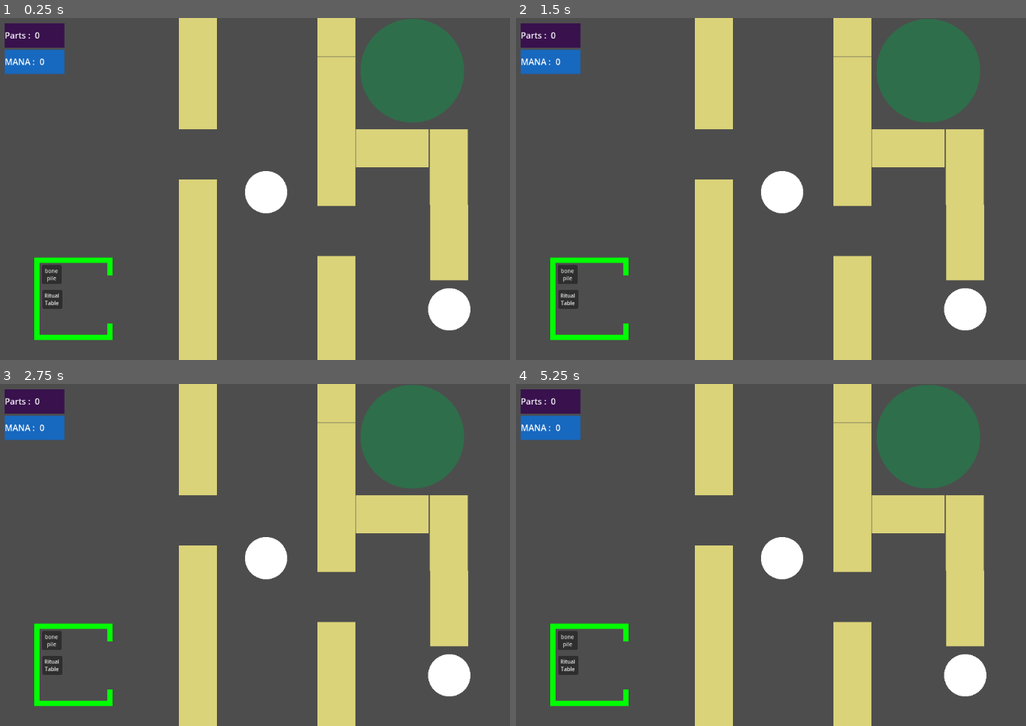
Above: before the commit, frames 1-4 (two rows, left to right).
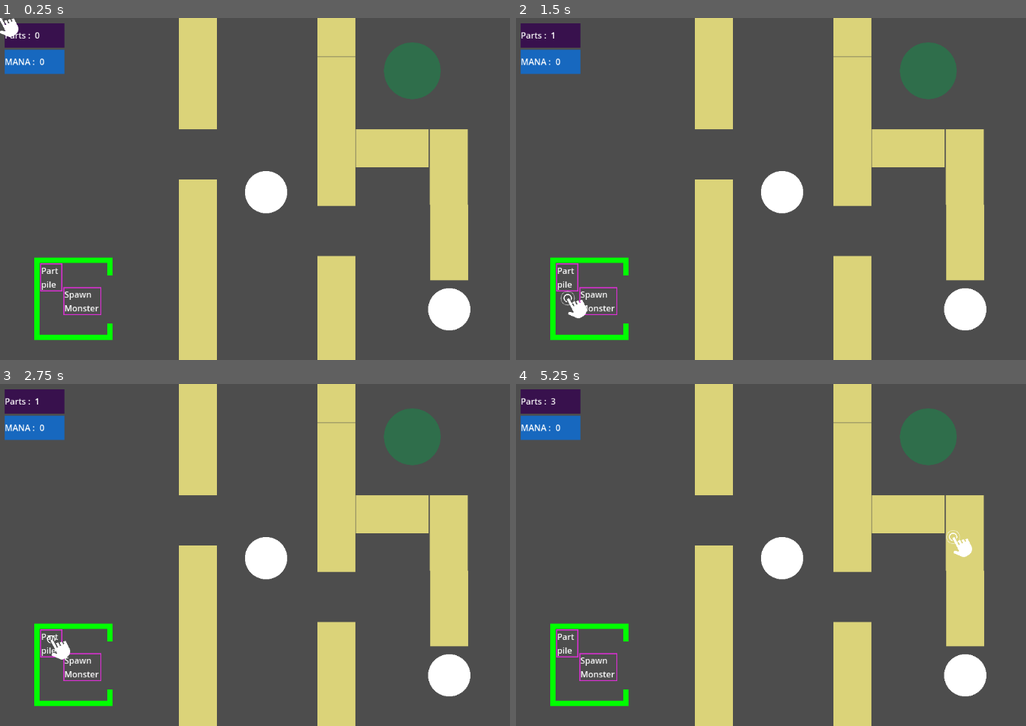
Above: after the commit, the same moments.

Repository: NekoNekonium/Necromancien
Game: Godot game, scene res://Niveaux/LVL_TestPrototype.tscn
Same seed, same stepped clock (60 frames per second), same inputs: the game is played once before the commit and once after it.
Inputs (mouse positions are in pixels of both pictures, inside the frame that each line leads up to):
- Up to frame 1 (0.25 s): no input
- Up to frame 2 (1.5 s): click (567, 274) at 0.5 s, where only the run before the commit has a clickable "bone pile"; click (567, 298) at 1.25 s, where only the run before the commit has a clickable "Ritual Table"
- Up to frame 3 (2.75 s): click (51, 640) at 2 s, where only the run before the commit has a clickable "bone pile"
- Up to frame 4 (5.25 s): click (567, 664) at 2.75 s, where only the run before the commit has a clickable "Ritual Table"; click (567, 640) at 3.5 s, where only the run before the commit has a clickable "bone pile"; click (567, 664) at 4.25 s, where only the run before the commit has a clickable "Ritual Table"; tap Enter at 5 s; move the mouse to (954, 537) at 5.02 s; press the mouse at (954, 537) at 5.03 s

The runs differ from the first frame. In frame 1, 4.2% of the frame differs, in the area x 0-91%, y 0-87%; in frame 2, 4.1%; in frame 3, 4.1%; in frame 4, 4.2%, in the area x 6-91%, y 0-87%.

Commit message:
spawning

Diff:
--- /dev/null
+++ b/necromancien/Assets/Script/Global/GLB_SCR_playerData.gd
@@ -0,0 +1,16 @@
+extends Node
+
+#######################################################
+## RESSOURCES :
+
+# la ressource utilisé pour créer des monstres
+var composants : int = 0
+
+# la ressource utilisé pour lancer des sorts
+var mana : int = 0
+
+
+########################################################
+## REFERENCES :
+
+var cible : Node2D
--- /dev/null
+++ b/necromancien/Assets/Script/Global/SCR_Cursor.gd
@@ -0,0 +1,58 @@
+extends Area2D
+
+var currentTarget : Node = null
+
+
+# Called when the node enters the scene tree for the first time.
+func _ready():
+	DisplayServer.mouse_set_mode(DisplayServer.MOUSE_MODE_HIDDEN)
+	pass # Replace with function body.
+
+
+# Called every frame. 'delta' is the elapsed time since the previous frame.
+func _process(delta):
+
+
+
+	pass
+
+
+func _input(event):
+	if event is InputEventMouseMotion:
+		position = event.position
+
+	if event.is_action_pressed("Click"):
+
+		$AnimationPlayer.play("OnClick")
+		ClickAction()
+
+
+func ClickAction():
+	print (GlbScrPlayerData.cible)
+	if (currentTarget != null):
+
+		if (currentTarget.is_in_group("Destination")) :
+
+			GlbScrPlayerData.cible = currentTarget
+
+
+
+			return
+
+
+		currentTarget.is_pressed()
+
+	pass
+
+
+# Lancer quand cela detecte un interactible
+func _on_area_entered(area):
+
+	currentTarget = area
+	pass # Replace with function body.
+
+#nettoye la cible actuel si elle n'est plus sous le curseur
+func _on_area_exited(area):
+	if (area == currentTarget):
+		currentTarget = null
+	pass # Replace with function body.
--- /dev/null
+++ b/necromancien/Assets/Script/SCR_BaseSpawnerComponent.gd
@@ -0,0 +1,45 @@
+extends "res://Assets/Script/SCR_Parent_interactible.gd"
+class_name CMP_CreatureSpawner
+
+@export var creatureCost : int = 1
+@export var spawnedCreature : PackedScene
+
+
+# Called when the node enters the scene tree for the first time.
+func _ready():
+	pass # Replace with function body.
+
+
+# Called every frame. 'delta' is the elapsed time since the previous frame.
+func _process(delta):
+	pass
+
+func is_pressed() :
+
+	if (GlbScrPlayerData.composants >= creatureCost) :
+
+		GlbScrPlayerData.composants -=  creatureCost
+		SpawnMob()
+
+	pass
+
+
+func SpawnMob():
+
+
+
+	var newMob = spawnedCreature.instantiate()
+
+	if (GlbScrPlayerData.cible == null):
+
+		newMob.get_child(0).destination = self
+		print ("spawn error")
+	else :
+
+		newMob.get_child(0).destination = GlbScrPlayerData.cible
+		print ("correct Spawn")
+
+	newMob.position = global_position
+
+	#doit attacher au parent du parent
+	get_parent().get_parent().add_child.call_deferred(newMob)
--- /dev/null
+++ b/necromancien/Assets/Script/SCR_CreatureMaterial.gd
@@ -0,0 +1,20 @@
+extends "res://Assets/Script/SCR_Parent_interactible.gd"
+class_name CMP_CreatureMaterial
+
+
+# Called when the node enters the scene tree for the first time.
+func _ready():
+	pass # Replace with function body.
+
+
+# Called every frame. 'delta' is the elapsed time since the previous frame.
+func _process(delta):
+	pass
+
+func is_pressed() :
+
+	print("is pressed")
+
+	GlbScrPlayerData.composants += 1
+
+	pass
--- /dev/null
+++ b/necromancien/Assets/Script/SCR_HUD.gd
@@ -0,0 +1,26 @@
+extends Control
+
+#reference au widget qui indique le nombre de materiaux
+@export var ComposantLabel : Label
+
+#reference au widget qui indique la quantité de mana
+@export var ManaLabel : Label
+
+
+# Called when the node enters the scene tree for the first time.
+func _ready():
+	pass # Replace with function body.
+
+
+# Called every frame. 'delta' is the elapsed time since the previous frame.
+func _process(delta):
+
+	if (ComposantLabel != null):
+
+		ComposantLabel.text = str(GlbScrPlayerData.composants)
+
+	if (ManaLabel != null):
+
+		ManaLabel.text = str(GlbScrPlayerData.mana)
+
+	pass
--- /dev/null
+++ b/necromancien/Assets/Script/SCR_Parent_interactible.gd
@@ -0,0 +1,7 @@
+extends Node2D
+class_name interactible
+
+func is_pressed() -> void:
+
+	print("is pressed parent")
+	return
--- /dev/null
+++ b/necromancien/Assets/SpriteSVG/circle.svg
@@ -0,0 +1 @@
+<svg style="height: 512px; width: 512px;" xmlns="http://www.w3.org/2000/svg" viewBox="0 0 512 512"><g class="" style="" transform="translate(0,0)"><path d="M256 23.05C127.5 23.05 23.05 127.5 23.05 256S127.5 488.9 256 488.9 488.9 384.5 488.9 256 384.5 23.05 256 23.05zm0 17.9c118.9 0 215.1 96.15 215.1 215.05S374.9 471.1 256 471.1c-118.9 0-215.05-96.2-215.05-215.1C40.95 137.1 137.1 40.95 256 40.95z" fill="#fff" fill-opacity="1"></path></g></svg>
--- /dev/null
+++ b/necromancien/Assets/SpriteSVG/click.svg
@@ -0,0 +1 @@
+<svg style="height: 512px; width: 512px;" xmlns="http://www.w3.org/2000/svg" viewBox="0 0 512 512"><g class="" style="" transform="translate(0,0)"><path d="M459.15 269.75a133.197 133.197 0 0 1-55.862 179.975l-42.782 22.541-10.52 5.533a71.277 71.277 0 0 1-62.966 1.685l-167.077-71.38 15.733-46.676 99.363 19.194-51.458-97.78-82.843-157.411 40.357-21.232 82.844 157.457 19.934-10.485-36.521-69.445 40.335-21.22 36.52 69.445 19.935-10.485-28.2-53.598 40.358-21.232 28.2 53.598 19.945-10.576-19.354-36.886 40.346-21.174 19.354 36.885 54.348 103.301zM73.268 146.674a60.03 60.03 0 0 1 42.361-102.459 60.098 60.098 0 0 1 56.58 80.169l10.588 20.013A78.29 78.29 0 0 0 115.708 26a78.233 78.233 0 0 0-5.635 156.262L99.428 162.02a59.688 59.688 0 0 1-26.16-15.346z" fill="#fff" fill-opacity="1"></path></g></svg>
--- /dev/null
+++ b/necromancien/Composants/CMP_CreatureSpawner.tscn
@@ -0,0 +1,30 @@
+[gd_scene load_steps=3 format=3 uid="uid://tv7vmgbh1wm7"]
+
+[ext_resource type="Script" path="res://Assets/Script/SCR_BaseSpawnerComponent.gd" id="1_0itwp"]
+
+[sub_resource type="RectangleShape2D" id="RectangleShape2D_arxne"]
+size = Vector2(70, 51)
+
+[node name="CmpCreatureSpawner" type="Area2D"]
+collision_layer = 8
+collision_mask = 8
+script = ExtResource("1_0itwp")
+
+[node name="CollisionShape2D" type="CollisionShape2D" parent="."]
+position = Vector2(15, 5.5)
+shape = SubResource("RectangleShape2D_arxne")
+
+[node name="Line2D" type="Line2D" parent="."]
+points = PackedVector2Array(-20, -20, -20, 31, 50, 31, 50, -20)
+closed = true
+width = 2.0
+default_color = Color(0.849586, 0.189523, 0.822904, 1)
+
+[node name="Label" type="Label" parent="."]
+offset_left = -19.0
+offset_top = -19.0
+offset_right = 19.0
+offset_bottom = 19.0
+theme_override_font_sizes/font_size = 16
+text = "Spawn
+Monster"
--- /dev/null
+++ b/necromancien/Composants/CMP_creatureMaterial.tscn
@@ -0,0 +1,30 @@
+[gd_scene load_steps=3 format=3 uid="uid://8p3gyrp0h5vb"]
+
+[ext_resource type="Script" path="res://Assets/Script/SCR_CreatureMaterial.gd" id="1_vpik5"]
+
+[sub_resource type="RectangleShape2D" id="RectangleShape2D_mi1bv"]
+size = Vector2(40, 51)
+
+[node name="CMP_CreatureMaterial" type="Area2D"]
+collision_layer = 8
+collision_mask = 8
+script = ExtResource("1_vpik5")
+
+[node name="Label" type="Label" parent="."]
+offset_left = -19.0
+offset_top = -19.0
+offset_right = 19.0
+offset_bottom = 19.0
+theme_override_font_sizes/font_size = 16
+text = "Part
+pile"
+
+[node name="Line2D" type="Line2D" parent="."]
+points = PackedVector2Array(-20, -20, -20, 31, 20, 31, 20, -20)
+closed = true
+width = 2.0
+default_color = Color(0.849586, 0.189523, 0.822904, 1)
+
+[node name="CollisionShape2D" type="CollisionShape2D" parent="."]
+position = Vector2(0, 5.5)
+shape = SubResource("RectangleShape2D_mi1bv")
--- /dev/null
+++ b/necromancien/Entitées/ENT_Cursor.tscn
@@ -0,0 +1,95 @@
+[gd_scene load_steps=8 format=3 uid="uid://b1jti1lyxoejv"]
+
+[ext_resource type="Texture2D" uid="uid://y5xf4wa23y4p" path="res://Assets/SpriteSVG/click.svg" id="1_gx0me"]
+[ext_resource type="Script" path="res://Assets/Script/Global/SCR_Cursor.gd" id="1_ybq65"]
+[ext_resource type="Texture2D" uid="uid://dmkeixim4bjlf" path="res://Assets/SpriteSVG/circle.svg" id="2_daqq7"]
+
+[sub_resource type="CircleShape2D" id="CircleShape2D_1lq10"]
+radius = 8.0
+
+[sub_resource type="Animation" id="Animation_hlg7b"]
+resource_name = "OnClick"
+length = 0.5
+tracks/0/type = "value"
+tracks/0/imported = false
+tracks/0/enabled = true
+tracks/0/path = NodePath("Circle:scale")
+tracks/0/interp = 1
+tracks/0/loop_wrap = true
+tracks/0/keys = {
+"times": PackedFloat32Array(0, 0.5),
+"transitions": PackedFloat32Array(1, 1),
+"update": 0,
+"values": [Vector2(0.03, 0.03), Vector2(0.1, 0.1)]
+}
+tracks/1/type = "value"
+tracks/1/imported = false
+tracks/1/enabled = true
+tracks/1/path = NodePath("Circle:modulate")
+tracks/1/interp = 1
+tracks/1/loop_wrap = true
+tracks/1/keys = {
+"times": PackedFloat32Array(0, 0.5),
+"transitions": PackedFloat32Array(1, 1),
+"update": 0,
+"values": [Color(1, 1, 1, 1), Color(1, 1, 1, 0)]
+}
+
+[sub_resource type="Animation" id="Animation_yg5pm"]
+length = 0.001
+tracks/0/type = "value"
+tracks/0/imported = false
+tracks/0/enabled = true
+tracks/0/path = NodePath("Circle:scale")
+tracks/0/interp = 1
+tracks/0/loop_wrap = true
+tracks/0/keys = {
+"times": PackedFloat32Array(0),
+"transitions": PackedFloat32Array(1),
+"update": 0,
+"values": [Vector2(0.01, 0.01)]
+}
+tracks/1/type = "value"
+tracks/1/imported = false
+tracks/1/enabled = true
+tracks/1/path = NodePath("Circle:modulate")
+tracks/1/interp = 1
+tracks/1/loop_wrap = true
+tracks/1/keys = {
+"times": PackedFloat32Array(0),
+"transitions": PackedFloat32Array(1),
+"update": 0,
+"values": [Color(1, 1, 1, 1)]
+}
+
+[sub_resource type="AnimationLibrary" id="AnimationLibrary_rmieg"]
+_data = {
+"OnClick": SubResource("Animation_hlg7b"),
+"RESET": SubResource("Animation_yg5pm")
+}
+
+[node name="Clickarea" type="Area2D"]
+z_index = 100
+collision_layer = 8
+collision_mask = 8
+script = ExtResource("1_ybq65")
+
+[node name="Click" type="Sprite2D" parent="."]
+position = Vector2(14, 15)
+scale = Vector2(0.1, 0.1)
+texture = ExtResource("1_gx0me")
+
+[node name="CollisionShape2D" type="CollisionShape2D" parent="."]
+shape = SubResource("CircleShape2D_1lq10")
+
+[node name="Circle" type="Sprite2D" parent="."]
+scale = Vector2(0.01, 0.01)
+texture = ExtResource("2_daqq7")
+
+[node name="AnimationPlayer" type="AnimationPlayer" parent="."]
+libraries = {
+"": SubResource("AnimationLibrary_rmieg")
+}
+
+[connection signal="area_entered" from="." to="." method="_on_area_entered"]
+[connection signal="area_exited" from="." to="." method="_on_area_exited"]
--- a/necromancien/Entitées/QG/Joueur/ENT_BasePlayer.tscn
+++ b/necromancien/Entitées/QG/Joueur/ENT_BasePlayer.tscn
@@ -1,6 +1,9 @@
-[gd_scene load_steps=2 format=3 uid="uid://dkjgngayu16bc"]
+[gd_scene load_steps=5 format=3 uid="uid://dkjgngayu16bc"]
 
 [ext_resource type="Script" path="res://Assets/Script/SCR_LifeComponent.gd" id="1_0od3q"]
+[ext_resource type="PackedScene" uid="uid://8p3gyrp0h5vb" path="res://Composants/CMP_creatureMaterial.tscn" id="2_d5cx5"]
+[ext_resource type="PackedScene" uid="uid://tv7vmgbh1wm7" path="res://Composants/CMP_CreatureSpawner.tscn" id="3_d0qb0"]
+[ext_resource type="PackedScene" uid="uid://bjfyc1tlfjqt8" path="res://Entitées/ENT_testMob.tscn" id="4_nkj3m"]
 
 [node name="EntBasePlayer" type="Node2D"]
 
@@ -21,20 +24,10 @@
 [node name="CollisionPolygon2D" type="CollisionPolygon2D" parent="StaticBody2D"]
 polygon = PackedVector2Array(62, -41, 62, -65, -66, -65, -65, 71, 62, 71, 62, 50, 72, 50, 72, 81, -76, 81, -76, -75, 72, -75, 72, -41)
 
-[node name="BonePile" type="Button" parent="."]
-offset_left = -62.0
-offset_top = -63.0
-offset_right = -24.0
-offset_bottom = -30.0
-theme_override_font_sizes/font_size = 10
-text = "bone
-pile"
+[node name="CMP_CreatureMaterial" parent="." instance=ExtResource("2_d5cx5")]
+z_index = 10
+position = Vector2(-44, -45)
 
-[node name="RitualTable" type="Button" parent="."]
-offset_left = -61.0
-offset_top = -16.0
-offset_right = -23.0
-offset_bottom = 20.0
-theme_override_font_sizes/font_size = 10
-text = "Ritual
-Table"
+[node name="CmpCreatureSpawner" parent="." instance=ExtResource("3_d0qb0")]
+creatureCost = 5
+spawnedCreature = ExtResource("4_nkj3m")
--- a/necromancien/Niveaux/LVL_TestPrototype.tscn
+++ b/necromancien/Niveaux/LVL_TestPrototype.tscn
@@ -1,10 +1,9 @@
 [gd_scene load_steps=8 format=3 uid="uid://tw2ssnxjwtbb"]
 
 [ext_resource type="Texture2D" uid="uid://b1mvw0ooc4w68" path="res://Assets/SpriteSVG/plain-square.svg" id="1_vxoip"]
-[ext_resource type="PackedScene" uid="uid://bjfyc1tlfjqt8" path="res://Entitées/ENT_testMob.tscn" id="2_8fmmn"]
 [ext_resource type="Texture2D" uid="uid://6nx03k6si5k7" path="res://Assets/SpriteSVG/plain-circle.svg" id="2_eepbg"]
-[ext_resource type="Script" path="res://Assets/Script/SCR_MassSpawner.gd" id="3_bwrtq"]
 [ext_resource type="PackedScene" uid="uid://dkjgngayu16bc" path="res://Entitées/QG/Joueur/ENT_BasePlayer.tscn" id="3_f1ny0"]
+[ext_resource type="Script" path="res://Assets/Script/SCR_HUD.gd" id="6_vl4dy"]
 
 [sub_resource type="NavigationPolygon" id="NavigationPolygon_jefbn"]
 vertices = PackedVector2Array(224, 622, 325.969, 654.023, 5.0625, 654.969, 56, 622, 583.828, 9.0625, 577.828, 378.109,  …(747 unchanged characters)…
@@ -13,6 +12,9 @@
 
 [sub_resource type="RectangleShape2D" id="RectangleShape2D_6573p"]
 size = Vector2(74, 72)
+
+[sub_resource type="CircleShape2D" id="CircleShape2D_l3dta"]
+radius = 52.0865
 
 [node name="Node2D" type="Node2D"]
 z_as_relative = false
@@ -289,34 +291,23 @@
 [node name="EntBasePlayer" parent="NavigationRegion2D" instance=ExtResource("3_f1ny0")]
 position = Vector2(142, 533)
 
-[node name="Objective" type="Node2D" parent="." groups=["Destination"]]
+[node name="Objective" type="Area2D" parent="." groups=["Destination"]]
 position = Vector2(782, 102)
+collision_layer = 8
+collision_mask = 8
 
 [node name="Sprite2D" type="Sprite2D" parent="Objective"]
 self_modulate = Color(0, 0.641048, 0.286565, 0.384314)
-scale = Vector2(0.421875, 0.421875)
+scale = Vector2(0.230469, 0.230469)
 texture = ExtResource("2_eepbg")
 
-[node name="TEST_MassSpawner" type="Node2D" parent="." node_paths=PackedStringArray("destination")]
-visible = false
-position = Vector2(132, 327)
-script = ExtResource("3_bwrtq")
-spawnedScene = ExtResource("2_8fmmn")
-spawnNumber = 0
-destination = NodePath("../Objective")
-
-[node name="Line2D" type="Line2D" parent="TEST_MassSpawner"]
-points = PackedVector2Array(100, 300, 100, -300, -100, -300, -100, 300)
-closed = true
-width = 5.0
-default_color = Color(0.192157, 1, 0.286275, 1)
-
-[node name="Timer" type="Timer" parent="TEST_MassSpawner"]
+[node name="CollisionShape2D" type="CollisionShape2D" parent="Objective"]
+shape = SubResource("CircleShape2D_l3dta")
 
 [node name="Camera2D" type="Camera2D" parent="."]
 position = Vector2(577, 326)
 
-[node name="HUD" type="Control" parent="Camera2D"]
+[node name="HUD" type="Control" parent="Camera2D" node_paths=PackedStringArray("ComposantLabel", "ManaLabel")]
 layout_mode = 3
 anchors_preset = 0
 offset_left = -577.0
@@ -324,6 +315,9 @@
 offset_right = 574.0
 offset_bottom = 322.0
 size_flags_horizontal = 3
+script = ExtResource("6_vl4dy")
+ComposantLabel = NodePath("VBoxContainer/PanelContainer/HBoxContainer/MonsterPartCounters")
+ManaLabel = NodePath("VBoxContainer/PanelContainer2/HBoxContainer/ManaCounters")
 
 [node name="VBoxContainer" type="VBoxContainer" parent="Camera2D/HUD"]
 layout_mode = 0
@@ -371,5 +365,3 @@
 [node name="ManaCounters" type="Label" parent="Camera2D/HUD/VBoxContainer/PanelContainer2/HBoxContainer"]
 layout_mode = 2
 text = "0"
-
-[connection signal="timeout" from="TEST_MassSpawner/Timer" to="TEST_MassSpawner" method="_on_timer_timeout"]
--- a/necromancien/project.godot
+++ b/necromancien/project.godot
@@ -15,15 +15,29 @@
 config/features=PackedStringArray("4.3", "GL Compatibility")
 config/icon="res://icon.svg"
 
+[autoload]
+
+GlbScrPlayerData="*res://Assets/Script/Global/GLB_SCR_playerData.gd"
+EntCursor="*res://Entitées/ENT_Cursor.tscn"
+
 [global_group]
 
 Destination="Group of items that are targeted by mobs"
+
+[input]
+
+Click={
+"deadzone": 0.5,
+"events": [Object(InputEventMouseButton,"resource_local_to_scene":false,"resource_name":"","device":-1,"window_id":0,"alt_pressed":false,"shift_pressed":false,"ctrl_pressed":false,"meta_pressed":false,"button_mask":0,"position":Vector2(0, 0),"global_position":Vector2(0, 0),"factor":1.0,"button_index":1,"canceled":false,"pressed":false,"double_click":false,"script":null)
+]
+}
 
 [layer_names]
 
 2d_physics/layer_1="GeneralLayer"
 2d_physics/layer_2="AlliesLayer"
 2d_physics/layer_3="EnnemyLayer"
+2d_physics/layer_4="Interactible"
 
 [rendering]
 
Not shown, added: necromancien/Assets/SpriteSVG/circle.svg.import
Not shown, added: necromancien/Assets/SpriteSVG/click.svg.import
